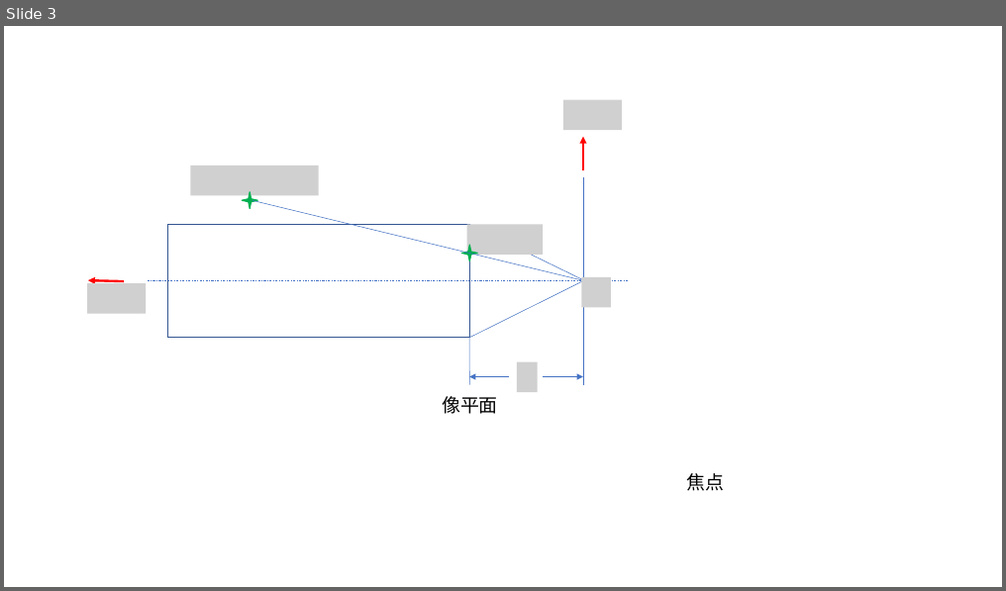
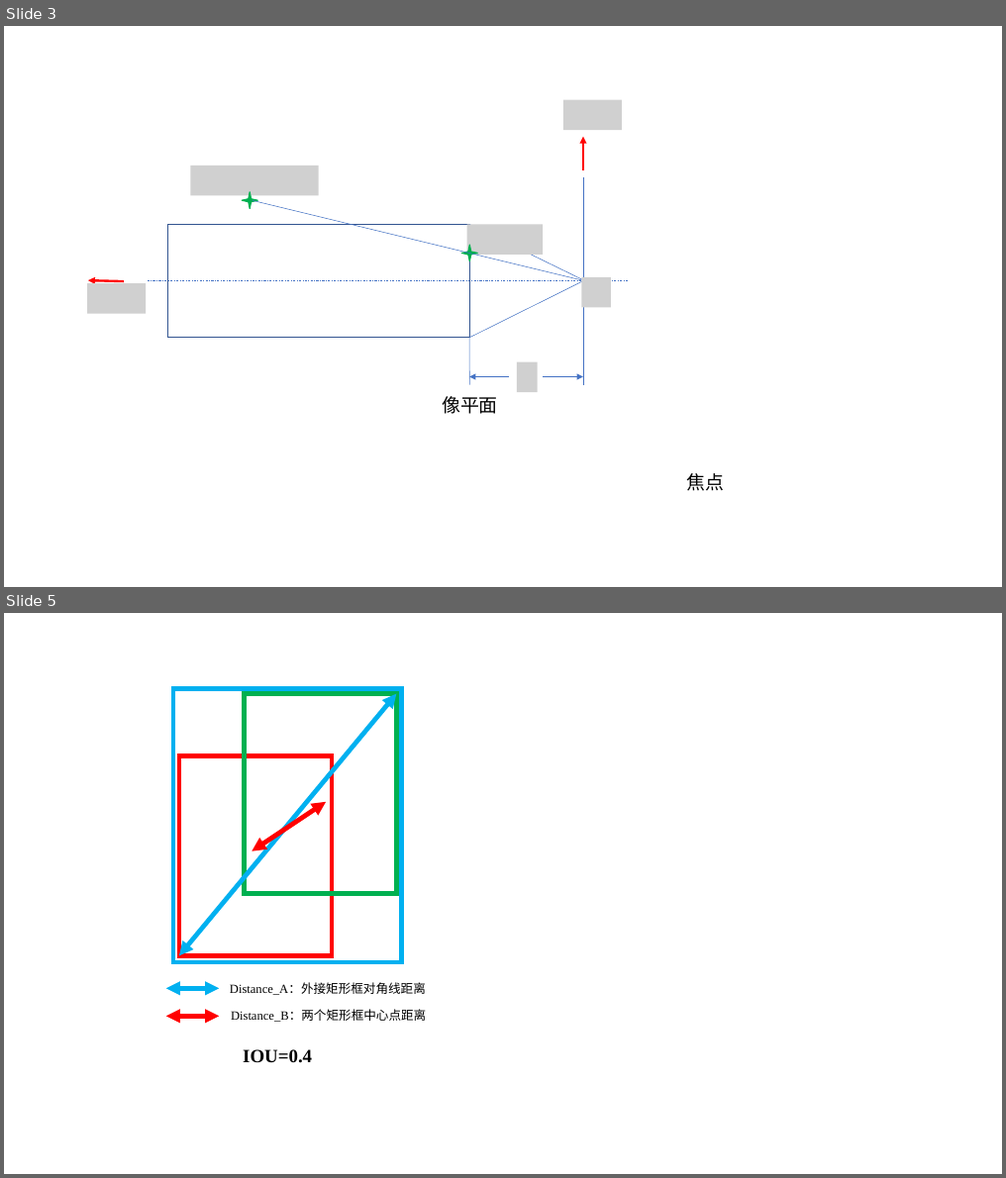
Before and after one commit to fengye2two/sichuan-university, a slide deck: 论文初稿/配图/论文用图.pptx. Shown one above the other, each under a label of ours: slide 3 before the commit, slides 3 and 5 after it; the slides between them are not shown. The pictures are 1006x591 and 1006x1178 pixels, drawn with LibreOffice and Linux fonts; fonts in the diff are those of the drawing; grey boxes stand for pictures. Boxes give left, top, right and bottom in pixels: in the first picture for what was removed or moved away, otherwise in the second. Text is boxed around its words. In the diff, an @@ line names an element or a change of style, - is before the commit and + after.

```diff
--- a/论文初稿/配图/论文用图.pptx
+++ b/论文初稿/配图/论文用图.pptx
@@ slide 5 added at [4, 613, 1002, 1174], background #FFFFFF @@
@@ rectangle added at [173, 688, 402, 962], outline #00B0F0 4.5 pt @@
@@ double arrow added from (396, 694) to (179, 956), #00B0F0 4.5 pt @@
@@ rectangle added at [244, 694, 396, 894], outline #00B050 4.5 pt @@
@@ rectangle added at [179, 756, 332, 956], outline #FF0000 4.5 pt @@
@@ double arrow added from (252, 851) to (326, 802), #FF0000 4.5 pt @@
@@ double arrow added from (219, 989) to (166, 989), #00B0F0 4.5 pt @@
@@ text added at [230, 984, 426, 995], 12 pt, text #000000 @@
+Distance_A：外接矩形框对角线距离
@@ double arrow added from (219, 1017) to (166, 1017), #FF0000 4.5 pt @@
@@ text added at [231, 1010, 426, 1022], 12 pt, text #000000 @@
+Distance_B：两个矩形框中心点距离
@@ text added at [243, 1050, 312, 1063], 18 pt, text #000000, bold @@
+IOU=0.4
```
Also in this commit, not shown: 1 other slide added, 1 other file.
